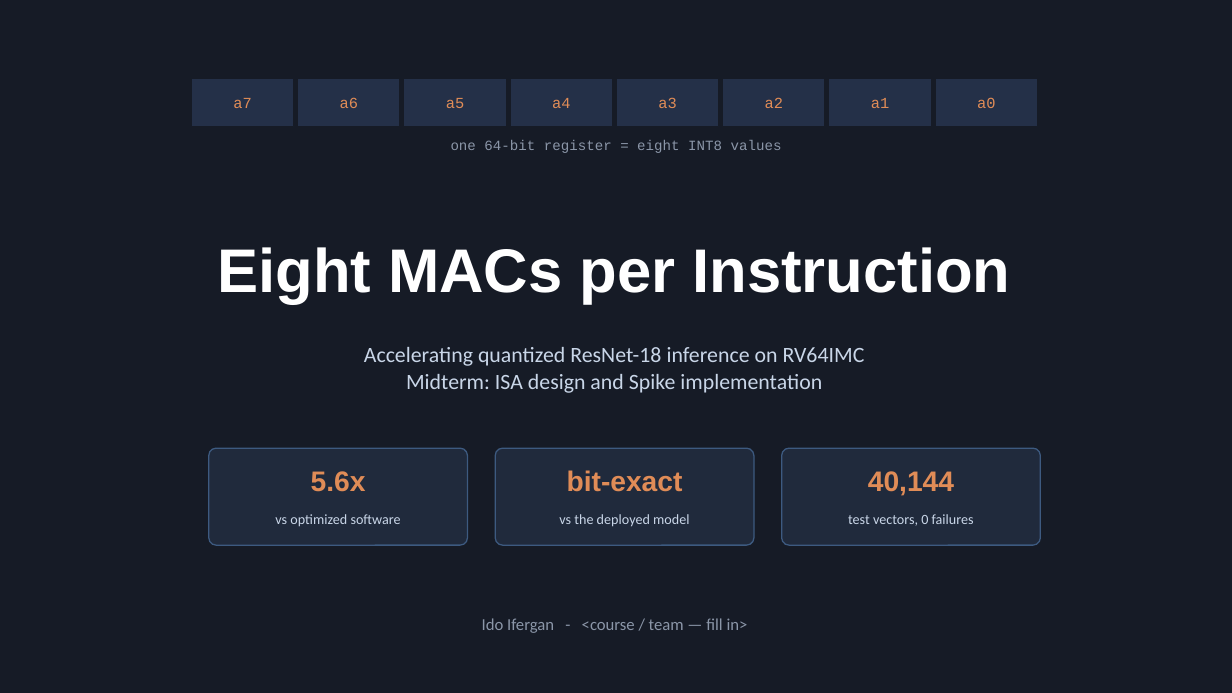
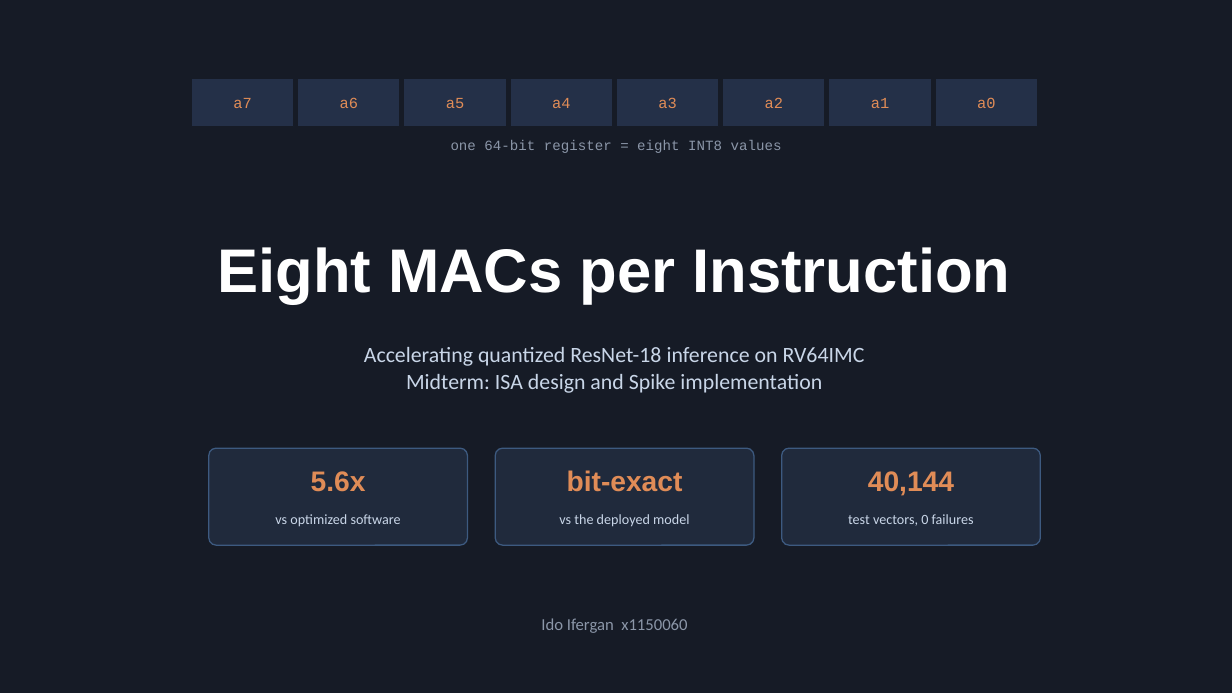
Before and after one commit to ido-flow/rv64-qnn, a slide deck: slide 1 of docs/slides/rv64_midterm_slides.pptx. Drawn at 1232x693 pixels with LibreOffice and Linux fonts; fonts in the diff are those of the drawing. Boxes give left, top, right and bottom in pixels: in the first picture for what was removed or moved away, otherwise in the second. Text is boxed around its words. In the diff, an @@ line names an element or a change of style, - is before the commit and + after.

Commit message:
Slides: 5-6 min talk + appendix A1-A5 (experimental record in slides, per course update); solo-project attribution fixes

```diff
--- a/docs/slides/rv64_midterm_slides.pptx
+++ b/docs/slides/rv64_midterm_slides.pptx
@@ text at [541,618,687,633]: text changed @@
-Ido Ifergan - <course / team — fill in>
+Ido Ifergan x1150060
```
Also in this commit, not shown: 4 other slides changed, 5 slides added, 2 slides removed, 7 other files.
